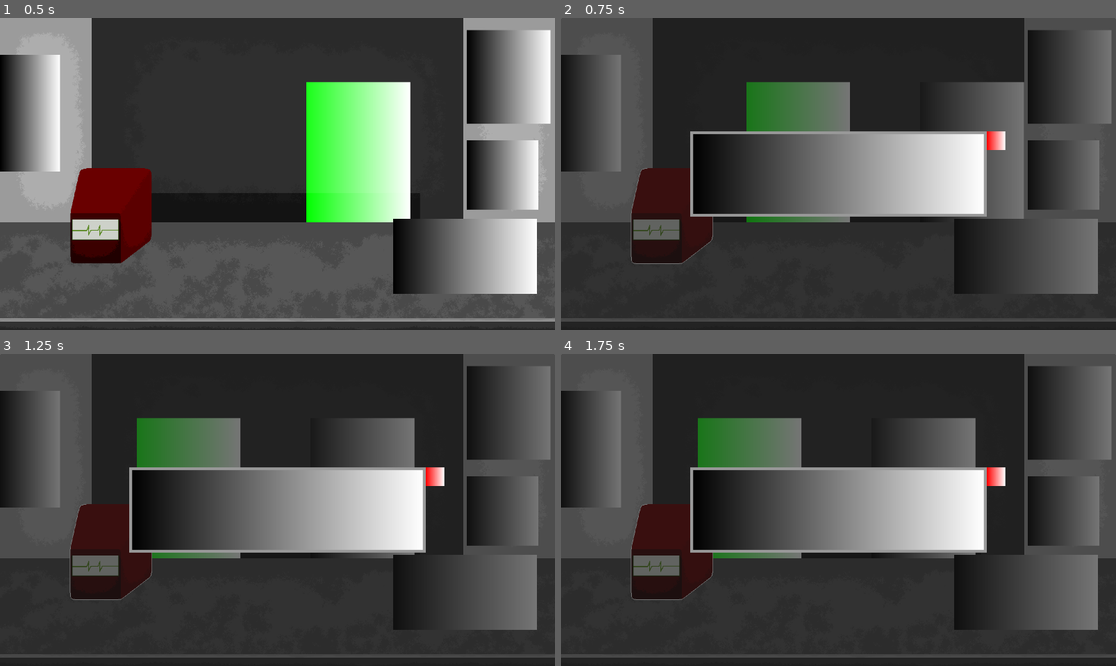
Above: before the commit, frames 1-4 (two rows, left to right).
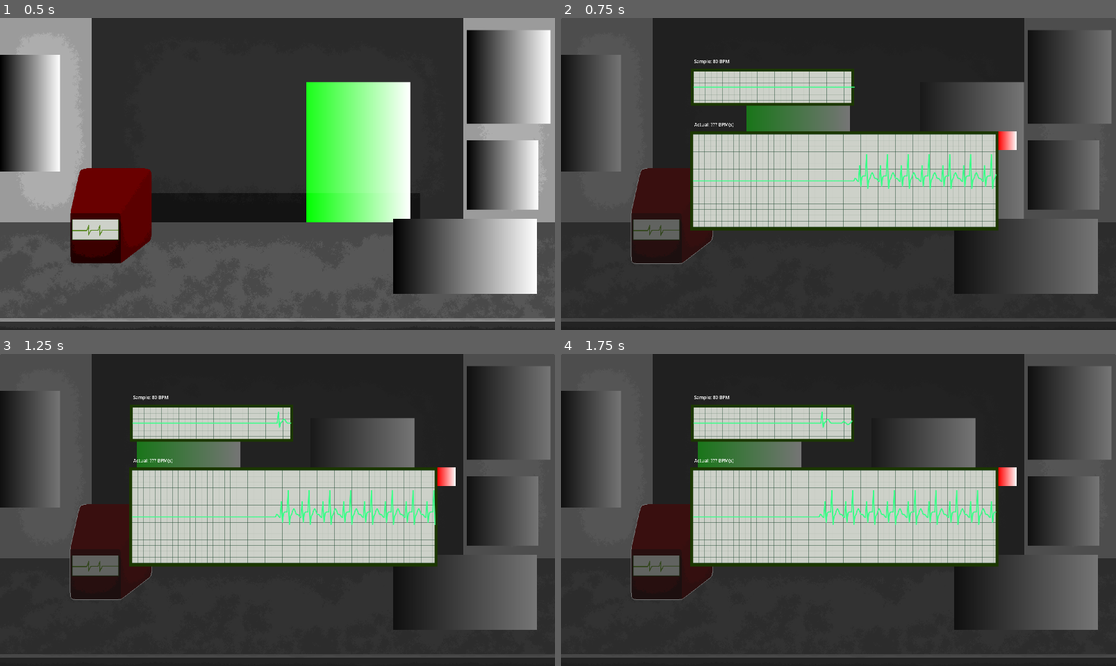
Above: after the commit, the same moments.

Repository: Blulow/brackeysjam
Game: Godot game, scene res://scenes/game.tscn
Same seed, same stepped clock (60 frames per second), same inputs: the game is played once before the commit and once after it.
Inputs (mouse positions are in pixels of both pictures, inside the frame that each line leads up to):
- Up to frame 1 (0.5 s): no input
- Up to frame 2 (0.75 s): move the mouse to (672, 214) at 0.52 s; click (672, 214) at 0.67 s
- Up to frame 3 (1.25 s): no input
- Up to frame 4 (1.75 s): move the mouse to (588, 447) at 1.27 s; click (588, 447) at 1.42 s

Frame 1 is identical in both runs. In frame 2, 20% of the frame differs, in the area x 23-83%, y 13-69%; in frame 3, 20%; in frame 4, 20%.

Commit message:
add: heartrate display

Diff:
--- a/scenes/objects/heart_rate_detector.tscn
+++ b/scenes/objects/heart_rate_detector.tscn
@@ -1,7 +1,7 @@
 [gd_scene format=3 uid="uid://cioaxeqrxi2tg"]
 
 [ext_resource type="Shader" uid="uid://bw5ewe3knewbx" path="res://assets/shaders/outline.gdshader" id="2_7o2px"]
-[ext_resource type="Texture2D" uid="uid://c60tn2oxx0b3a" path="res://assets/images/heartratedetector.png" id="2_p2hnl"]
+[ext_resource type="Texture2D" uid="uid://c60tn2oxx0b3a" path="res://assets/images/objects/heartratedetector.png" id="2_p2hnl"]
 [ext_resource type="PackedScene" uid="uid://hc02c5uwjpoi" path="res://scenes/components/selectable_component.tscn" id="3_7o2px"]
 [ext_resource type="PackedScene" uid="uid://bmjjkm0ml1gmd" path="res://scenes/components/ui/popup_ui_component.tscn" id="5_puc5w"]
 [ext_resource type="PackedScene" uid="uid://pgwfcdoksmc5" path="res://scenes/components/selectable_popup_component.tscn" id="6_tqews"]
--- a/scenes/popup_ui/heart_rate_popup.tscn
+++ b/scenes/popup_ui/heart_rate_popup.tscn
@@ -2,19 +2,47 @@
 
 [ext_resource type="PackedScene" uid="uid://bul24ekiahunx" path="res://scenes/popup_ui/ui/popup_overlay.tscn" id="1_tef5t"]
 [ext_resource type="PackedScene" uid="uid://dqp20ijshb2ac" path="res://scenes/popup_ui/ui/close_button.tscn" id="2_8a6af"]
+[ext_resource type="Script" uid="uid://xesbt8yo1boe" path="res://scripts/popup_ui/heartrate_display.gd" id="2_oc362"]
+[ext_resource type="Script" uid="uid://dopnqcqmflhwm" path="res://scripts/popup_ui/heart_rate.gd" id="3_52yvk"]
 
 [sub_resource type="StyleBoxFlat" id="StyleBoxFlat_tef5t"]
 content_margin_left = 10.0
 content_margin_top = 10.0
 content_margin_right = 10.0
 content_margin_bottom = 10.0
+bg_color = Color(0.105882354, 0.21568628, 0, 1)
 
 [sub_resource type="Gradient" id="Gradient_tef5t"]
+colors = PackedColorArray(0.8039216, 0.81960785, 0.7882353, 1, 0.8039216, 0.81960785, 0.7882353, 1)
 
 [sub_resource type="GradientTexture2D" id="GradientTexture2D_8a6af"]
 gradient = SubResource("Gradient_tef5t")
-width = 1006
-height = 274
+width = 546
+height = 109
+
+[sub_resource type="Resource" id="Resource_52yvk"]
+script = ExtResource("3_52yvk")
+bpm = 80.0
+amp = 50.0
+metadata/_custom_type_script = "uid://dopnqcqmflhwm"
+
+[sub_resource type="GradientTexture2D" id="GradientTexture2D_52yvk"]
+gradient = SubResource("Gradient_tef5t")
+width = 546
+height = 322
+
+[sub_resource type="Resource" id="Resource_5tyai"]
+script = ExtResource("3_52yvk")
+bpm = 100.0
+amp = 100.0
+metadata/_custom_type_script = "uid://dopnqcqmflhwm"
+
+[sub_resource type="Resource" id="Resource_ka4wo"]
+script = ExtResource("3_52yvk")
+bpm = 100.0
+amp = 70.0
+pha = 50.0
+metadata/_custom_type_script = "uid://dopnqcqmflhwm"
 
 [node name="HeartRatePopup" type="Control" unique_id=1802960549 groups=["popup"]]
 layout_mode = 3
@@ -48,23 +76,55 @@
 grow_horizontal = 2
 grow_vertical = 2
 
+[node name="Label" type="Label" parent="UI" unique_id=92300388]
+layout_mode = 0
+offset_left = -480.0
+offset_top = -382.0
+offset_right = -423.0
+offset_bottom = -359.0
+text = "Sample: 80 BPM"
+
+[node name="PanelContainer2" type="PanelContainer" parent="UI" unique_id=1612450774]
+layout_mode = 0
+offset_left = -491.0
+offset_top = -345.0
+offset_right = -169.0
+offset_bottom = -236.0
+theme_override_styles/panel = SubResource("StyleBoxFlat_tef5t")
+
+[node name="Display" type="TextureRect" parent="UI/PanelContainer2" unique_id=850729063]
+layout_mode = 2
+texture = SubResource("GradientTexture2D_8a6af")
+script = ExtResource("2_oc362")
+heartbeats = Array[ExtResource("3_52yvk")]([SubResource("Resource_52yvk")])
+
+[node name="Label2" type="Label" parent="UI" unique_id=1023925209]
+layout_mode = 0
+offset_left = -479.0
+offset_top = -163.0
+offset_right = -417.0
+offset_bottom = -140.0
+text = "Actual: ??? BPM(s)"
+
 [node name="PanelContainer" type="PanelContainer" parent="UI" unique_id=1237385849]
 layout_mode = 0
 offset_left = -493.0
 offset_top = -127.0
-offset_right = 533.0
-offset_bottom = 167.0
+offset_right = 573.0
+offset_bottom = -7.0
 theme_override_styles/panel = SubResource("StyleBoxFlat_tef5t")
 
-[node name="TextureRect" type="TextureRect" parent="UI/PanelContainer" unique_id=1098372172]
+[node name="Display" type="TextureRect" parent="UI/PanelContainer" unique_id=909504524]
 layout_mode = 2
-texture = SubResource("GradientTexture2D_8a6af")
+texture = SubResource("GradientTexture2D_52yvk")
+script = ExtResource("2_oc362")
+heartbeats = Array[ExtResource("3_52yvk")]([SubResource("Resource_5tyai"), SubResource("Resource_ka4wo")])
 
 [node name="CloseButton" parent="UI" unique_id=1617579724 instance=ExtResource("2_8a6af")]
 layout_mode = 0
-offset_left = 533.0
+offset_left = 573.0
 offset_top = -127.0
-offset_right = 597.0
+offset_right = 637.0
 offset_bottom = -63.0
 
 [connection signal="mouse_entered" from="UI/CloseButton" to="UI/CloseButton" method="_on_mouse_entered"]
--- a/scripts/managers/round_manager.gd
+++ b/scripts/managers/round_manager.gd
@@ -41,11 +41,7 @@
 func start_round(idx: int) -> void:
 	round_state = RoundStates.START
 
-	if current_round < rounds.size():
-		people.set_people(rounds[current_round])
-	else:
-		print("game end")
-
+	people.set_people(rounds[current_round])
 	round_start.emit()
 
 func stay_current_round() -> void:
@@ -60,4 +56,7 @@
 	round_state = -1
 	current_round += 1
 
-	start_round(current_round)
+	if current_round < rounds.size():
+		start_round(current_round)
+	else:
+		print("game end")
--- a/scripts/people/people.gd
+++ b/scripts/people/people.gd
@@ -25,9 +25,7 @@
 	speech_texts = config.get_speech_texts()
 
 	people.clear()
-	print("c ", config.get_count())
 	for i: int in range(config.get_count()):
-		print("id ", i)
 		var people_sprite: TextureRect = people_sprite_scene.instantiate()
 
 		if i >= min(
@@ -96,11 +94,5 @@
 		container.add_child(people_sprite)
 
 		people.append(person_config)
-		print("i ", person_config.identity.identity)
-		print("v ", person_config.view)
-		print("sh ", person_config.shadow)
-		print("h ", person_config.heart_rate)
-		print("f ", person_config.feet_view)
 
 	singular = identities.filter(func(e: PersonIdentity): return e.identity == PersonIdentity.Identity.ENTITY or e.identity == PersonIdentity.Identity.TWIN).size() <= 1
-	print("s ", singular)
--- /dev/null
+++ b/scripts/popup_ui/heart_rate.gd
@@ -0,0 +1,6 @@
+extends Resource
+class_name Heartrate
+
+@export var bpm: float
+@export var amp: float
+@export var pha: float
--- /dev/null
+++ b/scripts/popup_ui/heartrate_display.gd
@@ -0,0 +1,97 @@
+extends TextureRect
+
+var points: Array[Vector2] = []
+var scroll_speed := 120.0
+var bpm := 72.0
+var time_passed := 0.0
+
+const ECG_COLOR := Color("#39ff88")
+const GRID_COLOR := Color(0.08, 0.25, 0.15, 0.5)
+
+@export var heartbeats: Array[Heartrate]
+
+func _ready():
+	for x in range(0, int(size.x) + 20, 4):
+		points.append(Vector2(x, size.y / 2.0))
+
+	queue_redraw()
+
+func _process(delta):
+	time_passed += delta
+
+	for i in range(points.size()):
+		var x = points[i].x - scroll_speed * delta
+		points[i].x = x
+
+	# Remove points that have left the screen.
+	while points.size() > 0 and points[0].x < 0:
+		points.pop_front()
+
+	# Add new ECG samples on the right.
+	var last_x := points[-1].x if points.size() > 0 else size.x
+
+	while last_x < size.x:
+		last_x += 4.0
+
+		var y := generate_combined_ecg(last_x)
+		points.append(Vector2(last_x, y))
+
+	queue_redraw()
+
+
+func generate_heartbeat(x: float, bpm: float, amplitude: float, phase: float) -> float:
+	var beat_time := 60.0 / bpm
+	var t := fmod(time_passed + x / scroll_speed + phase, beat_time)
+
+	var y := 0
+
+	# P wave
+	y += -0.15 * amplitude * exp(-pow((t - 0.15) / 0.04, 2))
+	# Q wave
+	y += 0.20 * amplitude * exp(-pow((t - 0.25) / 0.015, 2))
+	# R wave
+	y += -1.0 * amplitude * exp(-pow((t - 0.27) / 0.012, 2))
+	# S wave
+	y += 0.45 * amplitude * exp(-pow((t - 0.29) / 0.018, 2))
+	# T wave
+	y += -0.3 * amplitude * exp(-pow((t - 0.43) / 0.06, 2))
+
+	return y
+
+func generate_combined_ecg(x: float) -> float:
+	var center := size.y / 2.0
+
+	var combined: float
+	for heartbeat: Heartrate in heartbeats:
+		combined += generate_heartbeat(x, heartbeat.bpm, heartbeat.amp, heartbeat.pha)
+
+	return combined + center
+
+func _draw():
+	# Background grid
+	for x in range(0, int(size.x), 20):
+		draw_line(
+			Vector2(x, 0),
+			Vector2(x, size.y),
+			GRID_COLOR,
+			1.0
+		)
+
+	for y in range(0, int(size.y), 20):
+		draw_line(
+			Vector2(0, y),
+			Vector2(size.x, y),
+			GRID_COLOR,
+			1.0
+		)
+
+	# ECG line
+	if points.size() > 1:
+		for i in range(1, points.size()):
+			draw_line(
+				points[i - 1],
+				points[i],
+				ECG_COLOR,
+				2.5,
+				true
+			)
Renamed: assets/images/heartratedetector.png -> assets/images/objects/heartratedetector.png
Not shown, changed: assets/images/objects/heartratedetector.png.import
Not shown, added: scripts/popup_ui/heart_rate.gd.uid
Not shown, added: scripts/popup_ui/heartrate_display.gd.uid
